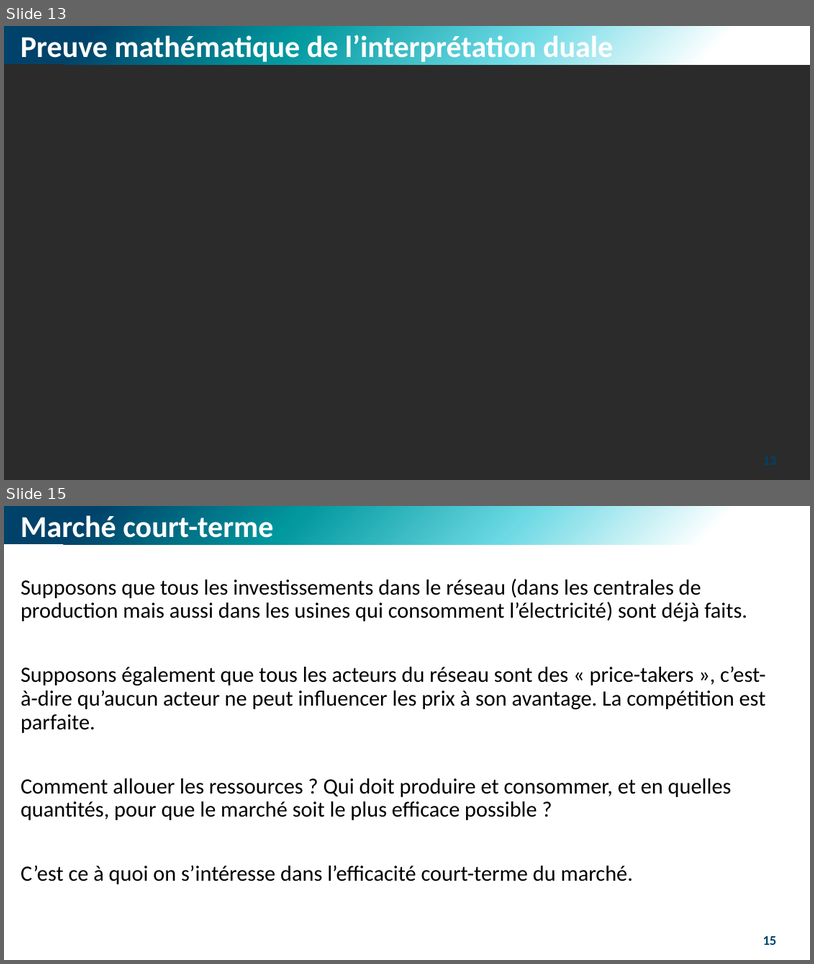
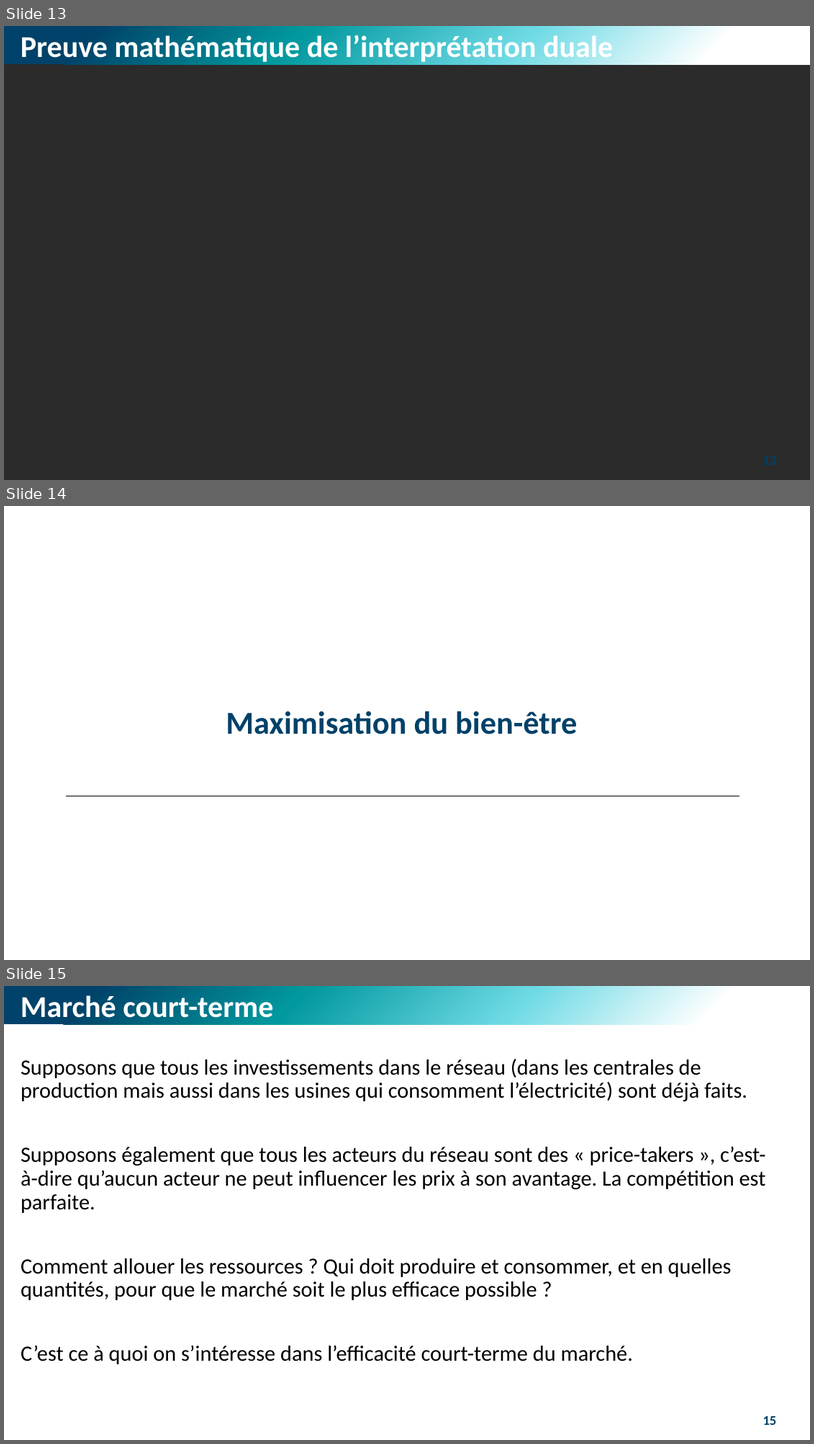
Before and after one commit to M-Berthelin/energy_mod_ISEL_MIX5, a slide deck: slides/4_Market.pptx. Shown one above the other, each under a label of ours: slides 13 and 15 before the commit, slides 13, 14 and 15 after it; the slides between them are not shown. The pictures are 814x964 and 814x1444 pixels, drawn with LibreOffice and Linux fonts; fonts in the diff are those of the drawing; background and template pictures are left out; a plain dark background stands for a picture behind light text. Boxes give left, top, right and bottom in pixels: in the first picture for what was removed or moved away, otherwise in the second. Text is boxed around its words. In the diff, an @@ line names an element or a change of style, - is before the commit and + after.

```diff
--- a/slides/4_Market.pptx
+++ b/slides/4_Market.pptx
@@ slide 14 added at box(4, 506, 810, 960), background #FFFFFF @@
@@ title added at box(226, 710, 577, 734), 38 pt, text #004169, bold @@
+Maximisation du bien-être
@@ line added from (66, 795) to (741, 795), #000000 0.5 pt @@
```
Also in this commit, not shown: 7 slides changed, 1 slide removed, 1 other file.
